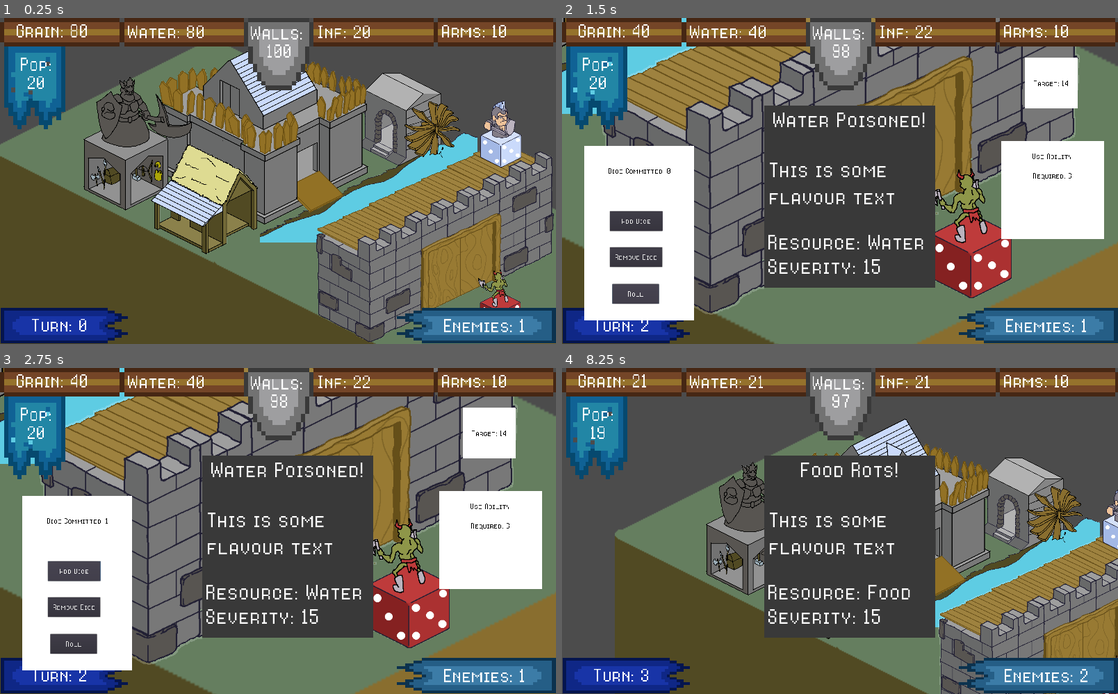
Above: before the commit, frames 1-4 (two rows, left to right).
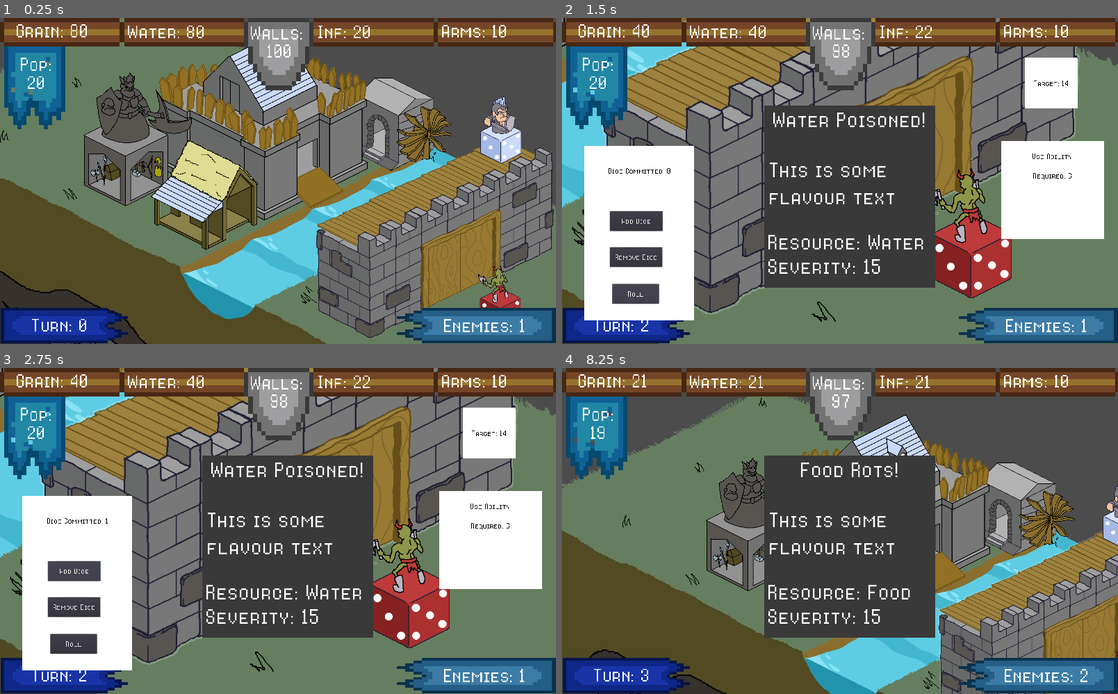
Above: after the commit, the same moments.

Repository: CapsCollective/rng-stronghold
Game: Godot game, scene res://scenes/main.tscn
Two runs of this game, one before a commit and one after it. Both use one fixed random seed, a clock stepped at 60 frames per second and the inputs below.
Inputs (mouse positions are in pixels of both pictures, inside the frame that each line leads up to):
- Up to frame 1 (0.25 s): no input
- Up to frame 2 (1.5 s): tap Enter (ui_accept) at 0.5, 0.77 s; move the mouse to (1006, 174) at 0.52 s; press the mouse at (1006, 174) at 0.53 s; release the mouse at (1006, 174) at 1.25 s; click "Roll" at 1.25 s
- Up to frame 3 (2.75 s): click "Add Dice" at 2 s
- Up to frame 4 (8.25 s): click "Remove Dice" at 2.75 s; click "Roll" at 3.5 s; click "Add Dice" at 4.25 s; click "Remove Dice" at 5 s; click "Roll" at 5.75 s; click "Add Dice" at 6.5 s; click "Remove Dice" at 7.25 s; tap Enter (ui_accept) at 8 s; move the mouse to (840, 531) at 8.02 s; right-click (840, 531) at 8.1 s; click (840, 531) at 8.17 s

The runs differ from the first frame. In frame 1, 29% of the frame differs, in the area x 0-100%, y 0-100%; in frame 2, 6.3%; in frame 3, 6.3%; in frame 4, 28%.

Commit message:
Added new assets

Diff:
--- a/scenes/buildings.tscn
+++ b/scenes/buildings.tscn
@@ -15,8 +15,8 @@
 [sub_resource type="ShaderMaterial" id=1]
 shader = ExtResource( 12 )
 shader_param/intensity = null
-shader_param/sizex = 1000.0
-shader_param/sizey = 1000.0
+shader_param/sizex = 470.0
+shader_param/sizey = 452.0
 shader_param/outline_color = Color( 1, 1, 1, 0.196078 )
 
 [sub_resource type="ShaderMaterial" id=2]
@@ -61,8 +61,8 @@
 script = ExtResource( 8 )
 
 [node name="Base" type="Sprite" parent="."]
-position = Vector2( 499.236, 560.351 )
-scale = Vector2( 2, 2 )
+position = Vector2( 563.1, 371.495 )
+scale = Vector2( 0.4, 0.4 )
 texture = ExtResource( 11 )
 
 [node name="Water" type="Area2D" parent="."]
@@ -71,12 +71,12 @@
 
 [node name="Sprite" type="Sprite" parent="Water"]
 material = SubResource( 1 )
-position = Vector2( -142.536, -74.6057 )
+position = Vector2( -82.9198, -79.6501 )
 scale = Vector2( 0.4, 0.4 )
 texture = ExtResource( 4 )
 
 [node name="CollisionPolygon2D" type="CollisionPolygon2D" parent="Water"]
-polygon = PoolVector2Array( -88.9475, -16.0938, -163.131, -52.7143, -162.66, -54.4806, -149.495, -67.3625, -149.377, -154.498, -117.466, -186.762, -85.6265, -186.856, -9.55951, -149.529, -9.0885, -131.042, 4.09961, -124.919, 1.15582, -119.267, 5.04156, -118.443, 10.8114, -116.677, 14.2261, -113.38, 13.3777, -110.553, 6.43042, -107.256, 12.7889, -108.787, 22.9155, -103.135, 22.9155, -100.191, 21.1493, -97.9542, 9.25647, -95.8346, -2.16541, -86.2968, 6.90143, -88.7696, 12.5535, -89.1228, 25.6238, -83.2353, 25.3883, -79.8205, 22.4445, -78.8785, 15.615, -80.8803, 5.6062, -79.4673, -0.516846, -78.643, -12.5275, -79.3495, 4.78192, -66.7502, 6.31268, -64.5129, 8.9032, -58.5076, 32.5711, -77.701, 35.4443, -76.1938, 42.7448, -73.9566, 55.4619, -69.011, 56.9927, -68.8933, 56.902, -41.864, -235.983, 99.5471, -239.955, 124.704, -342.654, 125.348, -342.419, 108.981, -297.909, 84.8182, -262.937, 66.8023, -230.084, 51.1414, -180.511, 25.2363, -109.649, -7.19225 )
+polygon = PoolVector2Array( -130.645, -168.538, -98.0851, -168.996, -24.7115, -132.309, -23.3358, -114.883, -1.32367, -99.2913, 8.76526, -85.0752, 9.22382, -65.8146, 0.969299, -34.6308, -30.6731, -19.0389, -57.2711, -16.2874, -66.9014, -17.2046, -102.671, 2.5146, -152.657, -24.0833, -153.115, -111.673, -143.485, -116.718, -145.778, -132.309, -146.695, -152.029 )
 
 [node name="Keep" type="Area2D" parent="."]
 position = Vector2( 400, 150 )
--- a/scenes/main.tscn
+++ b/scenes/main.tscn
@@ -36,4 +36,4 @@
 margin_bottom = 498.183
 
 [node name="Buildings" parent="." instance=ExtResource( 2 )]
-position = Vector2( 100.979, 38.4691 )
+position = Vector2( 100.979, 30.9608 )
Binary file changed: res/buildings/Ground.png
Binary file changed: res/buildings/watermill2.png
